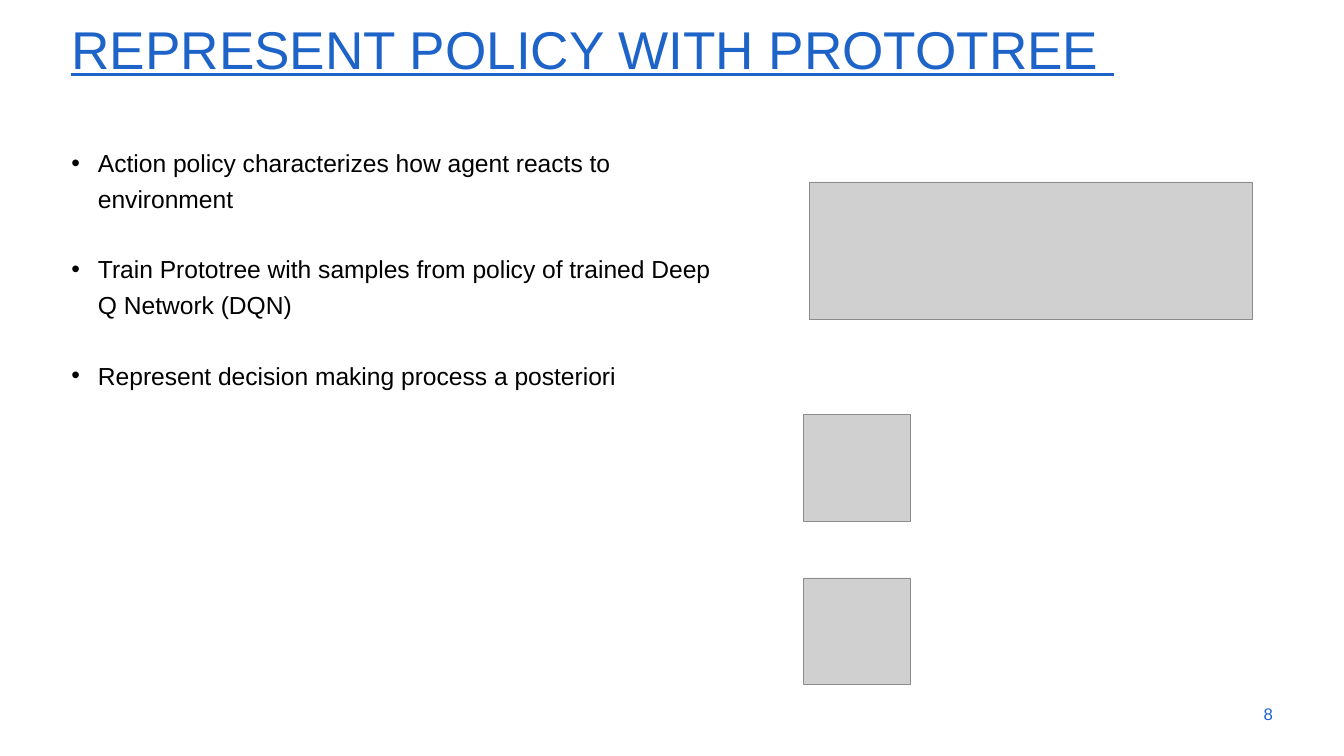
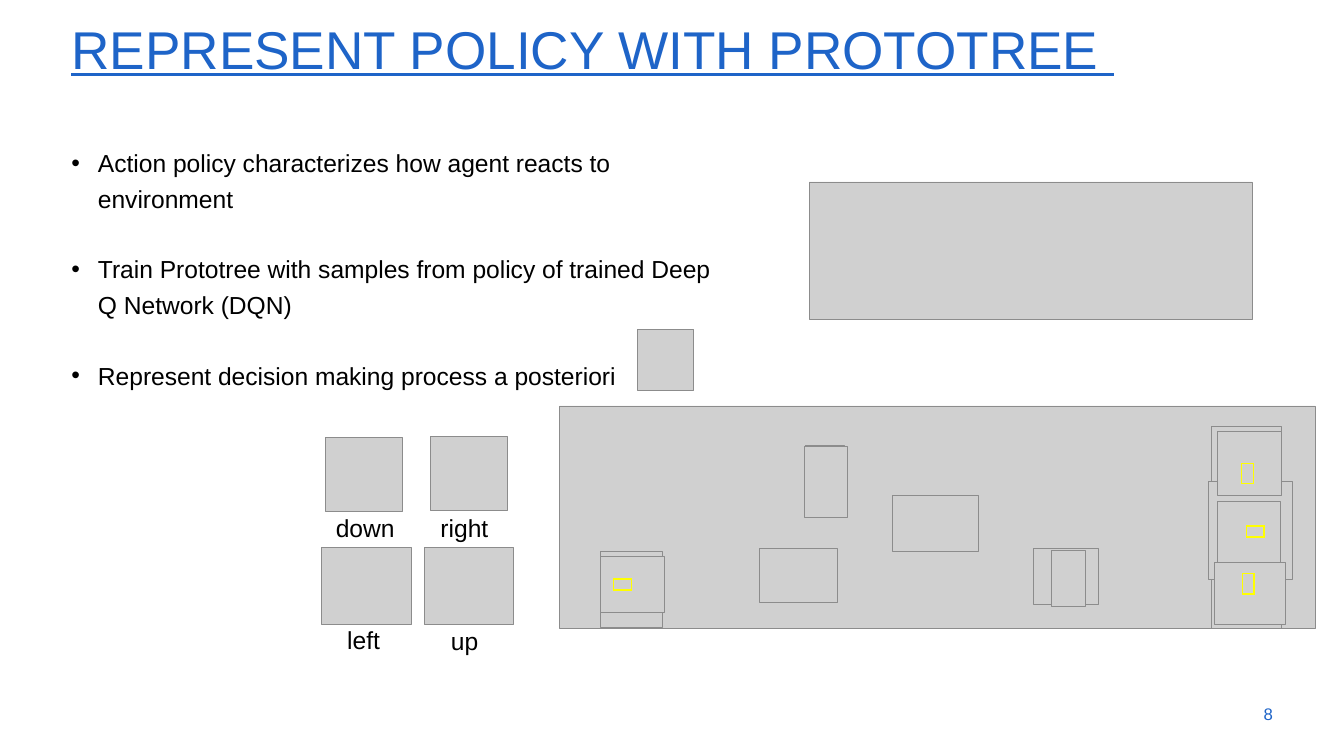
Before and after one commit to xdv6/MastersThesis, a slide deck: slide 8 of tussentijdse_presentatie/tussentijdse_presentatie_masterproef.potx. Drawn at 1344x756 pixels with LibreOffice and Linux fonts; fonts in the diff are those of the drawing; grey boxes stand for pictures; background and template pictures are left out. Boxes give left, top, right and bottom in pixels: in the first picture for what was removed or moved away, otherwise in the second. Text is boxed around its words. In the diff, an @@ line names an element or a change of style, - is before the commit and + after.

```diff
--- a/tussentijdse_presentatie/tussentijdse_presentatie_masterproef.potx
+++ b/tussentijdse_presentatie/tussentijdse_presentatie_masterproef.potx
@@ picture added at [638,329,694,391] @@
@@ picture removed at [804,415,910,521] @@
@@ picture added at [325,437,403,512] @@
@@ picture added at [430,437,508,511] @@
@@ text added at [336,519,395,538], 25 pt, text #000000 @@
+down
@@ text added at [440,519,488,542], 25 pt, text #000000 @@
+right
@@ picture added at [322,547,411,625] @@
@@ picture added at [425,547,514,625] @@
@@ group added at [559,406,1315,629]: 14 pictures, 4 rectangles @@
@@ picture removed at [804,578,910,684] @@
@@ text added at [347,631,380,650], 25 pt, text #000000 @@
+left
@@ text added at [451,636,478,655], 25 pt, text #000000 @@
+up
```
Also in this commit, not shown: 1 slide added.
